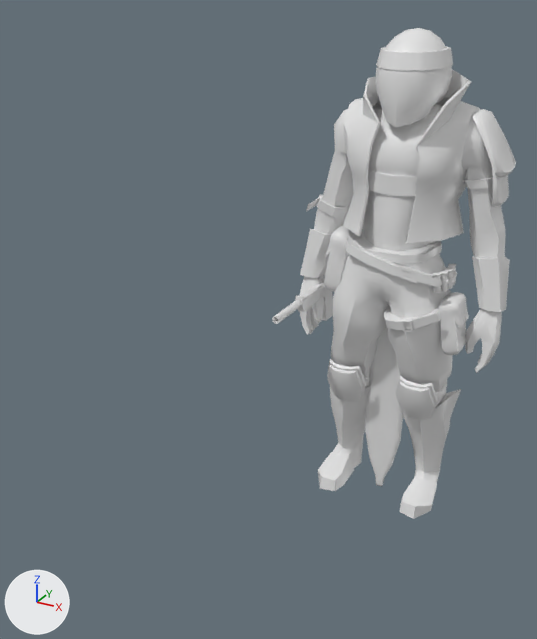
An edit to the FBX model DriverUnityProject/Assets/Driver/FBX/Slugger.fbx, drawn before and after from the same camera.
Rendered twice from a 50 mm camera at (0.0095, -0.0281, 0.0212) aimed at (-0.003, -0.0054, 0.0098). Arrows for +X, +Y and +Z are at lower left; the lights stay in place. Where no turn or scale is listed for an object, it has been applied to the vertices.

Before the edit, the objects in view are built like this:
```python
me_meshpistol = bpy.data.meshes.new('meshPistol')
me_meshpistol.from_pydata(...)  # 1175 vertices, 1094 faces; spans x -0.00027..0.0002, y -0.00486..0.00065, z -0.00113..0.00095
me_meshpistol.materials.append(mat_matdefault)  # white #e7e7e7
me_meshslugger = bpy.data.meshes.new('meshSlugger')
me_meshslugger.from_pydata(...)  # 3975 vertices, 3804 faces; spans x -0.0045..0.0045, y -0.0019..0.0028, z -0.0001..0.02
me_meshslugger.materials.append(mat_matslugger)  # white #e7e7e7
me_meshsluggercloth = bpy.data.meshes.new('meshSluggerCloth')
me_meshsluggercloth.from_pydata(...)  # 642 vertices, 640 faces; spans x -0.00089..0.0009, y -0.00014..0.00014, z -0.00023..0.00976
me_meshsluggercloth.materials.append(mat_matslugger)  # white #e7e7e7
ob_meshpistol = bpy.data.objects.new('meshPistol', me_meshpistol)
ob_meshpistol.location = (-0.00354, 0.00109, 0.00839)
ob_meshslugger = bpy.data.objects.new('meshSlugger', me_meshslugger)
ob_meshslugger.location = (0.0, 0.0, 0.0)
ob_meshsluggercloth = bpy.data.objects.new('meshSluggerCloth', me_meshsluggercloth)
ob_meshsluggercloth.location = (0.0, 0.0, 0.0)
```
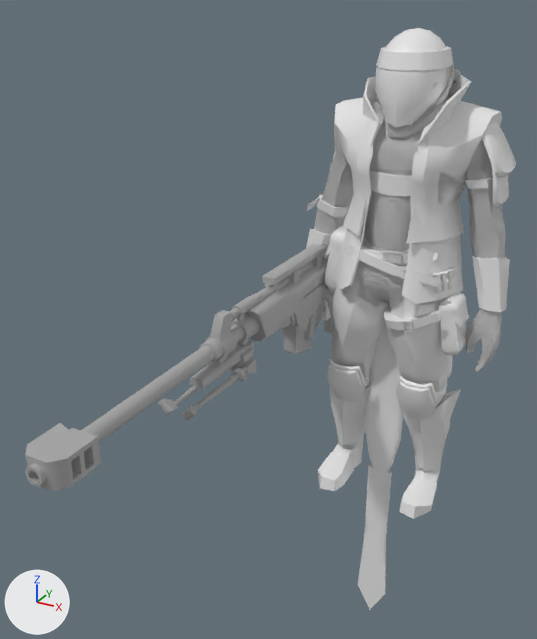
Changed parts and their boxes (x1, y1, x2, y2) in the pictures (537 x 639 px):
'meshSniperRifle', added
    after: (25, 244, 334, 491)
'meshSuit', added
    after: (333, 97, 502, 304)
'meshTie', added
    after: (358, 465, 392, 610)
'meshSuit2', added
    after: (338, 63, 460, 473)

What the commit changed:
Material 'ConvSniper_MATINST.001' (mat_convsniper_matinst_001) is new.
Its base color is (0.588, 0.588, 0.588) (light grey #cacaca).
Its metallic is 1.0.
Its roughness is 0.859.
Mesh me_meshsuit is new.
It has 2509 vertices, 2504 faces and spans x -0.0045..0.0045, y -0.0021..0.0031, z 0.0..0.0198.
It uses material mat_matslugger (white #e7e7e7).
Mesh me_meshsniperrifle is new.
It has 1803 vertices, 3492 faces and spans x -0.0014..0.0008, y -0.0184..0.0043, z -0.002..0.0029.
It uses material mat_convsniper_matinst_001 (light grey #cacaca).
Mesh me_meshsuit2 is new.
It has 2233 vertices, 2243 faces and spans x -0.0045..0.0045, y -0.0016..0.0023, z 0.0..0.0198.
It uses material mat_matslugger (white #e7e7e7).
Mesh me_meshtie is new.
It has 102 vertices, 98 faces and spans x -0.00073..0.00073, y -0.00007..0.00002, z -0.00792..0.00073.
It uses material mat_matslugger (white #e7e7e7).
Object 'meshSuit' (ob_meshsuit) is new; it shows me_meshsuit.
Its location is (0.0, 0.0, 0.0).
Object 'meshSniperRifle' (ob_meshsniperrifle) is new; it shows me_meshsniperrifle.
Its location is (-0.00357, 0.00136, 0.00821).
Object 'meshSuit2' (ob_meshsuit2) is new; it shows me_meshsuit2.
Its location is (0.0, 0.0, 0.0).
Object 'meshTie' (ob_meshtie) is new; it shows me_meshtie.
Its location is (0.0, 0.0, 0.0).
